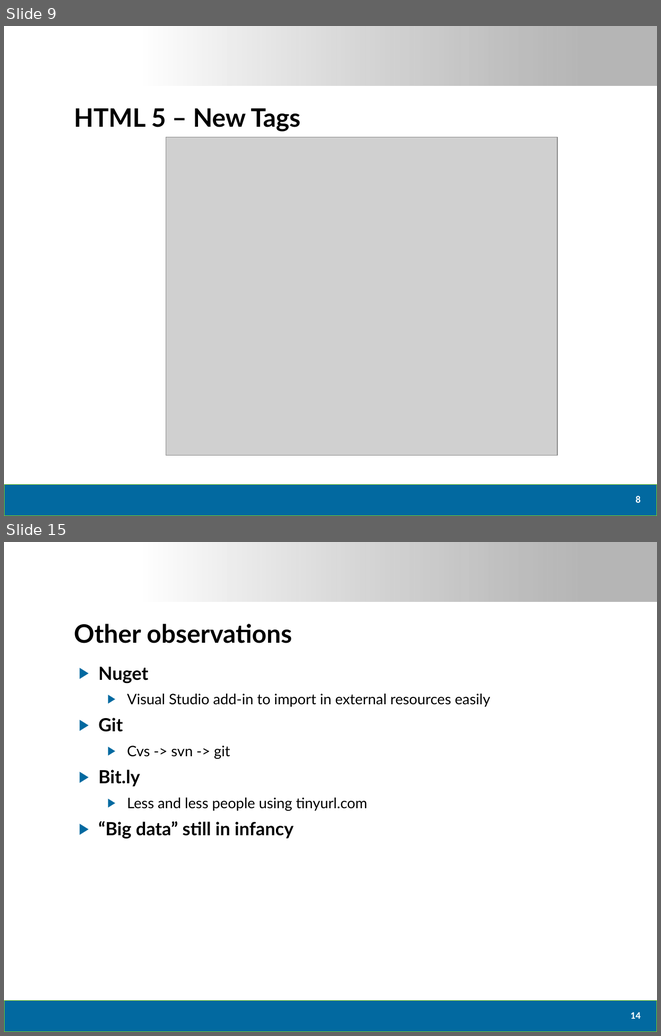
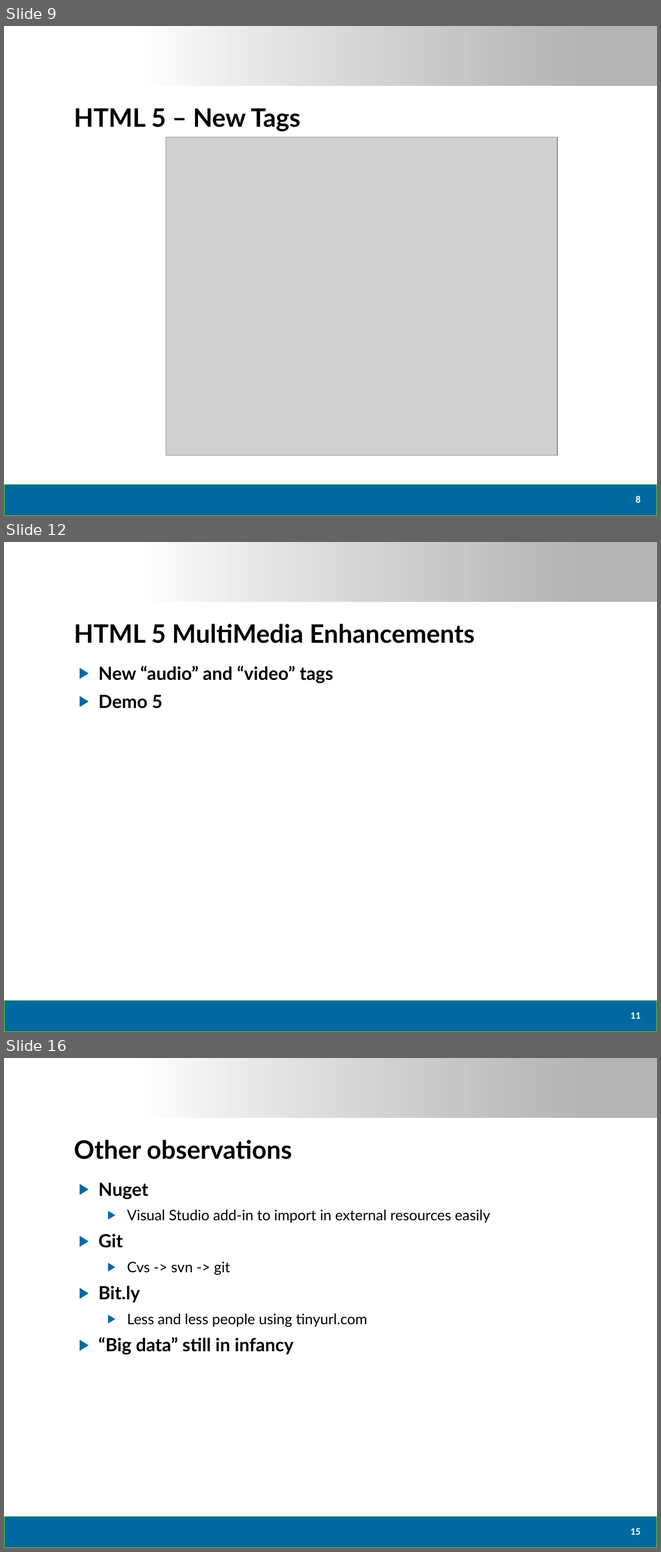
Before and after one commit to dtomyn/HTML5Demo1, a slide deck: Docs/2012 - Live360 Event Review (NEWER).pptx. Shown one above the other, each under a label of ours: slides 9 and 15 before the commit, slides 9, 12 and 16 after it; the slides between them are not shown. The pictures are 661x1036 and 661x1552 pixels, drawn with LibreOffice and Linux fonts; fonts in the diff are those of the drawing; grey boxes stand for pictures; background and template pictures are left out. Boxes give left, top, right and bottom in pixels: in the first picture for what was removed or moved away, otherwise in the second. Text is boxed around its words. In the diff, an @@ line names an element or a change of style, - is before the commit and + after.

Commit message:
updated powerpoint... added very simplistic multimedia demo

```diff
--- a/Docs/2012 - Live360 Event Review (NEWER).pptx
+++ b/Docs/2012 - Live360 Event Review (NEWER).pptx
@@ slide 12 added at (x1=4, y1=542, x2=657, y2=1032), background #FFFFFF; not listed: 2 template elements that a slide beside it also shows @@
@@ title added at (x1=74, y1=624, x2=475, y2=643), 28 pt, text #000000, bold @@
+HTML 5 MultiMedia Enhancements
@@ text added at (x1=98, y1=665, x2=333, y2=708), 20 pt, text #000000, bold @@
+▶ New “audio” and “video” tags
+▶ Demo 5
@@ page number added at (x1=630, y1=1012, x2=641, y2=1018), 11 pt, text #FFFFFF, bold @@
+11
@@ what was slide 15 is now slide 16 @@
@@ page number at (x1=630, y1=1528, x2=641, y2=1534): text changed @@
-14
+15
```
Also in this commit, not shown: 9 slides changed, 2 other files.
